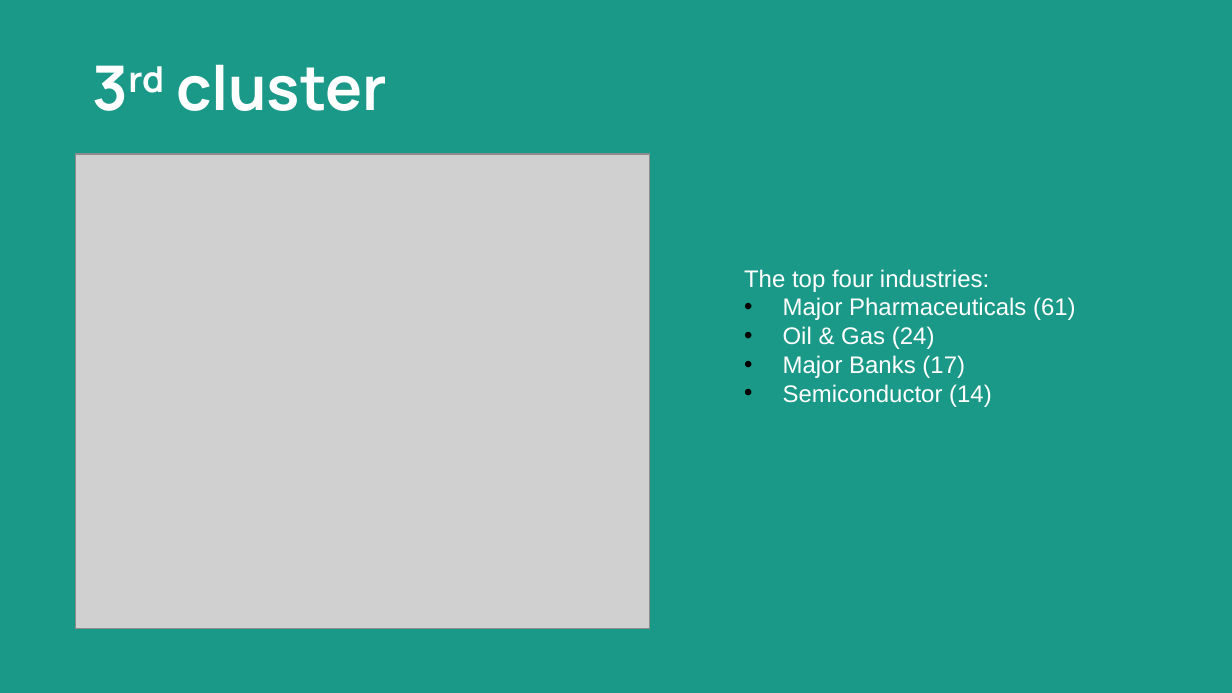
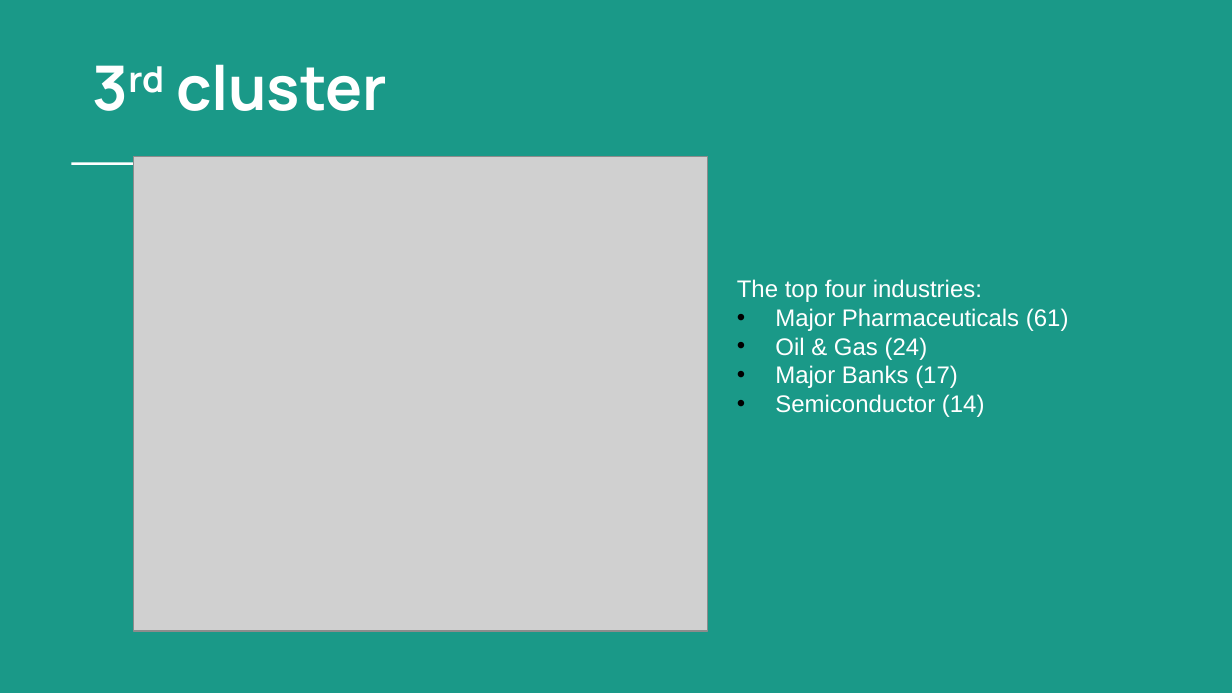
Before and after one commit to okcaiko-gmail/Fionastudy, a slide deck: slide 16 of Examination of Domestic Economic Impact of the US-China Trade War by Analyzing Stock Market Fluctuations with Unsupervised Machine Learning.pptx (slide 11 before the commit). Drawn at 1232x693 pixels with LibreOffice and Linux fonts; fonts in the diff are those of the drawing; grey boxes stand for pictures. Boxes give left, top, right and bottom in pixels: in the first picture for what was removed or moved away, otherwise in the second. Text is boxed around its words. In the diff, an @@ line names an element or a change of style, - is before the commit and + after.

```diff
--- a/Examination of Domestic Economic Impact of the US-China Trade War by Analyzing Stock Market Fluctuations with Unsupervised Machine Learning.pptx
+++ b/Examination of Domestic Economic Impact of the US-China Trade War by Analyzing Stock Market Fluctuations with Unsupervised Machine Learning.pptx
@@ rectangle added at [112, 160, 163, 166], fill #FFFFFF @@
@@ picture: place and size @@
-picture at [75, 154, 649, 628]
+picture at [133, 156, 707, 631]
@@ text "The top four industries:": place and size @@
-text "The top four industries:" at [744, 269, 1076, 407]
+text "The top four industries:" at [737, 279, 1069, 417]
```
Also in this commit, not shown: 14 other slides changed, 6 slides added.
